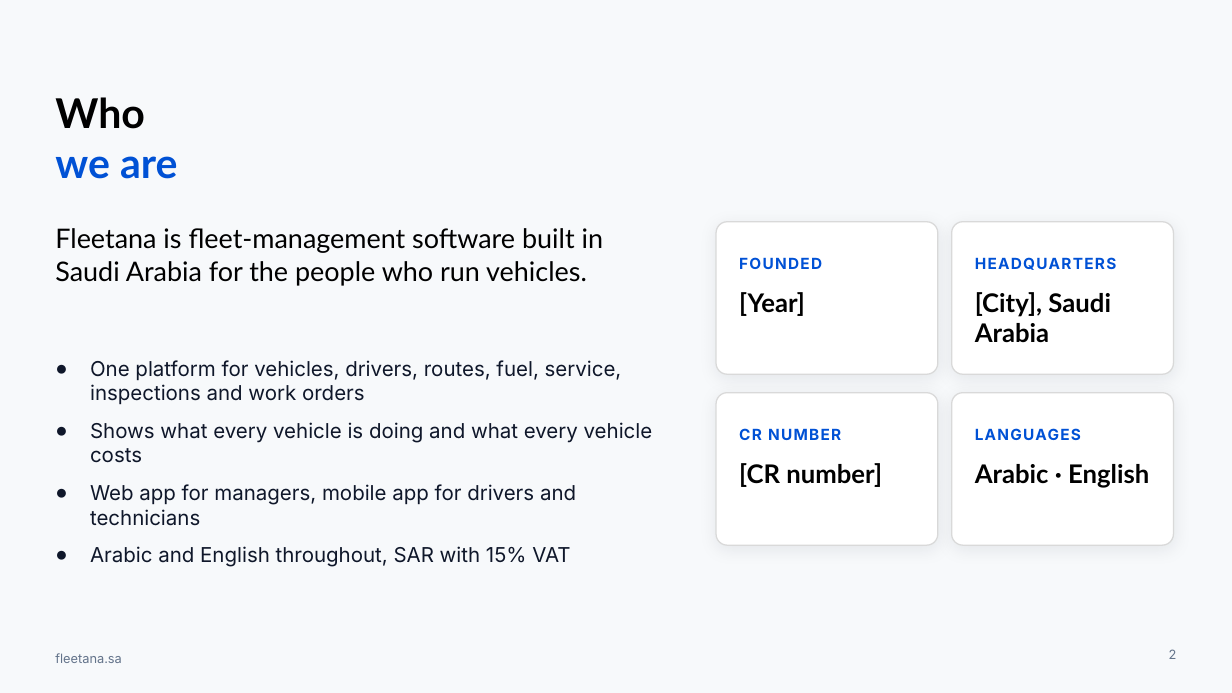
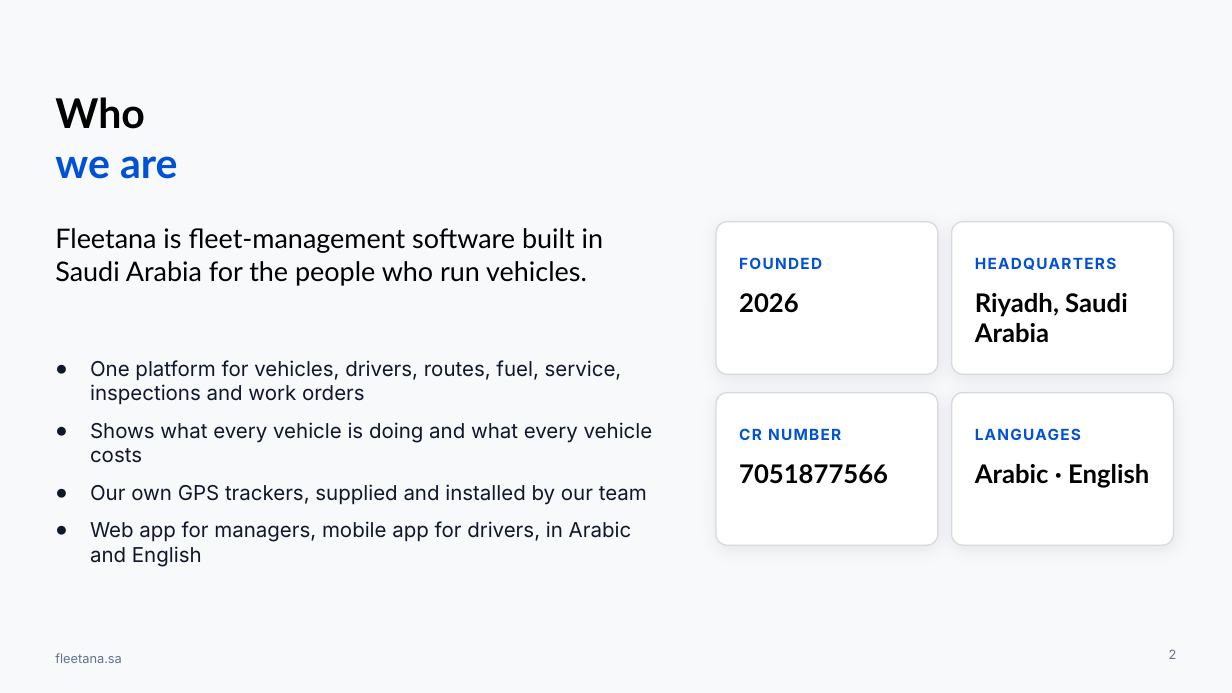
Before and after one commit to AbdallahDaban/Claude, a slide deck: slide 2 of fleetana-launch/brand/profile/Fleetana-Company-Profile-EN.pptx. Drawn at 1232x693 pixels with LibreOffice and Linux fonts; fonts in the diff are those of the drawing; background and template pictures are left out. Boxes give left, top, right and bottom in pixels: in the first picture for what was removed or moved away, otherwise in the second. Text is boxed around its words. In the diff, an @@ line names an element or a change of style, - is before the commit and + after.

```diff
--- a/fleetana-launch/brand/profile/Fleetana-Company-Profile-EN.pptx
+++ b/fleetana-launch/brand/profile/Fleetana-Company-Profile-EN.pptx
@@ text at (739, 293, 799, 313): text changed @@
-[Year]
+2026
@@ text at (975, 293, 1128, 343): text changed @@
-[City], Saudi Arabia
+Riyadh, Saudi Arabia
@@ text at (739, 464, 888, 484): text changed @@
-[CR number]
+7051877566
@@ text at (90, 484, 647, 567): text changed @@
-● Web app for managers, mobile app for drivers and technicians
-● Arabic and English throughout, SAR with 15% VAT
+● Our own GPS trackers, supplied and installed by our team
+● Web app for managers, mobile app for drivers, in Arabic and English
```
Also in this commit, not shown: 9 other slides changed, 7 slides added, 6 slides removed, 4 other files.
